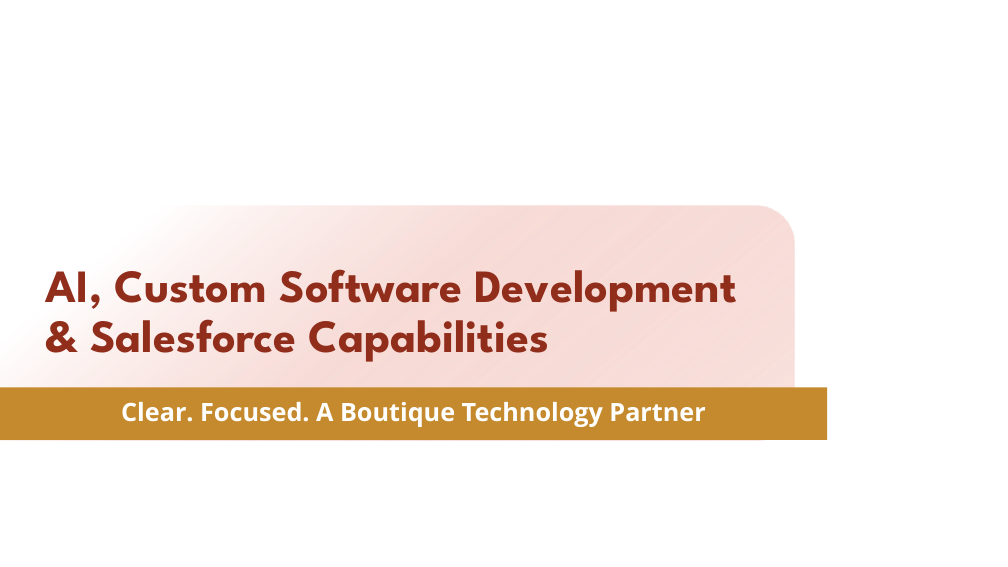
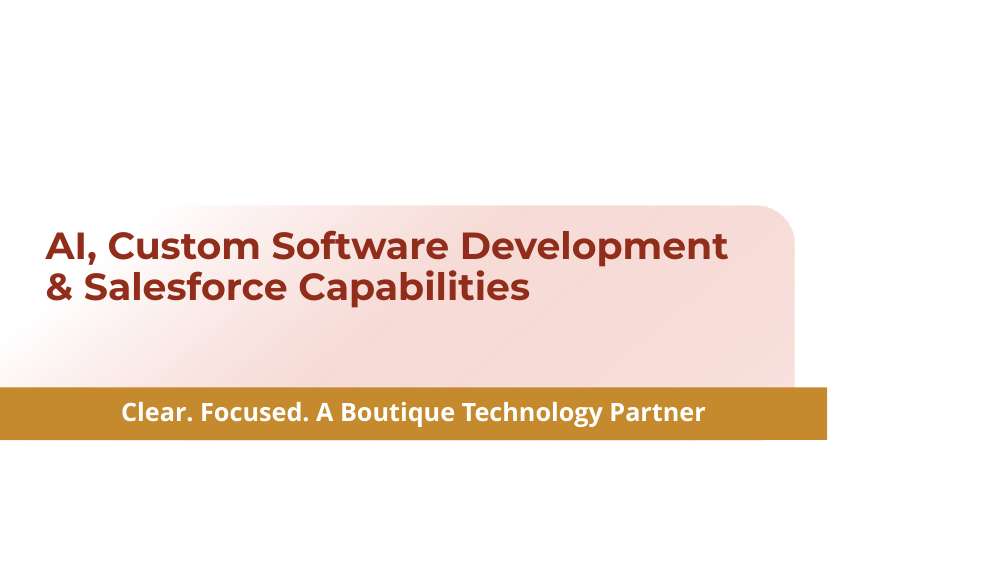
Before and after one commit to liza212/Test, a slide deck: slide 1 of decks/Palni_Capabilities_Partner.pptx. Drawn at 1008x567 pixels with LibreOffice and Linux fonts; fonts in the diff are those of the drawing; background and template pictures are left out. Boxes give left, top, right and bottom in pixels: in the first picture for what was removed or moved away, otherwise in the second. Text is boxed around its words. In the diff, an @@ line names an element or a change of style, - is before the commit and + after.

```diff
--- a/decks/Palni_Capabilities_Partner.pptx
+++ b/decks/Palni_Capabilities_Partner.pptx
@@ title "AI, Custom Software Development & ..." at [46, 230, 729, 308]: size 44 to 36 pt, font League Spartan to Montserrat; vertical alignment bottom to middle @@
```
Also in this commit, not shown: 11 other slides changed, 4 slides added, 2 slides removed.
